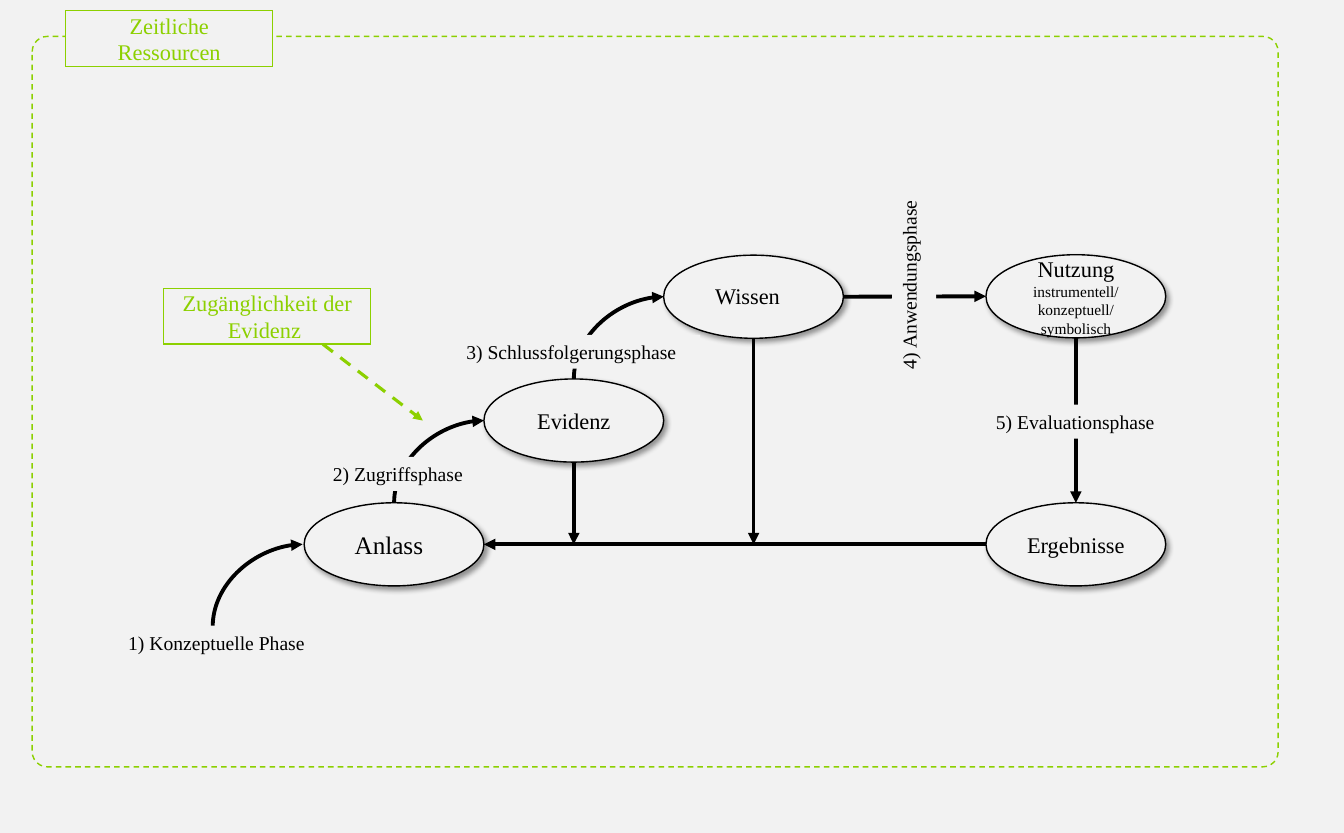
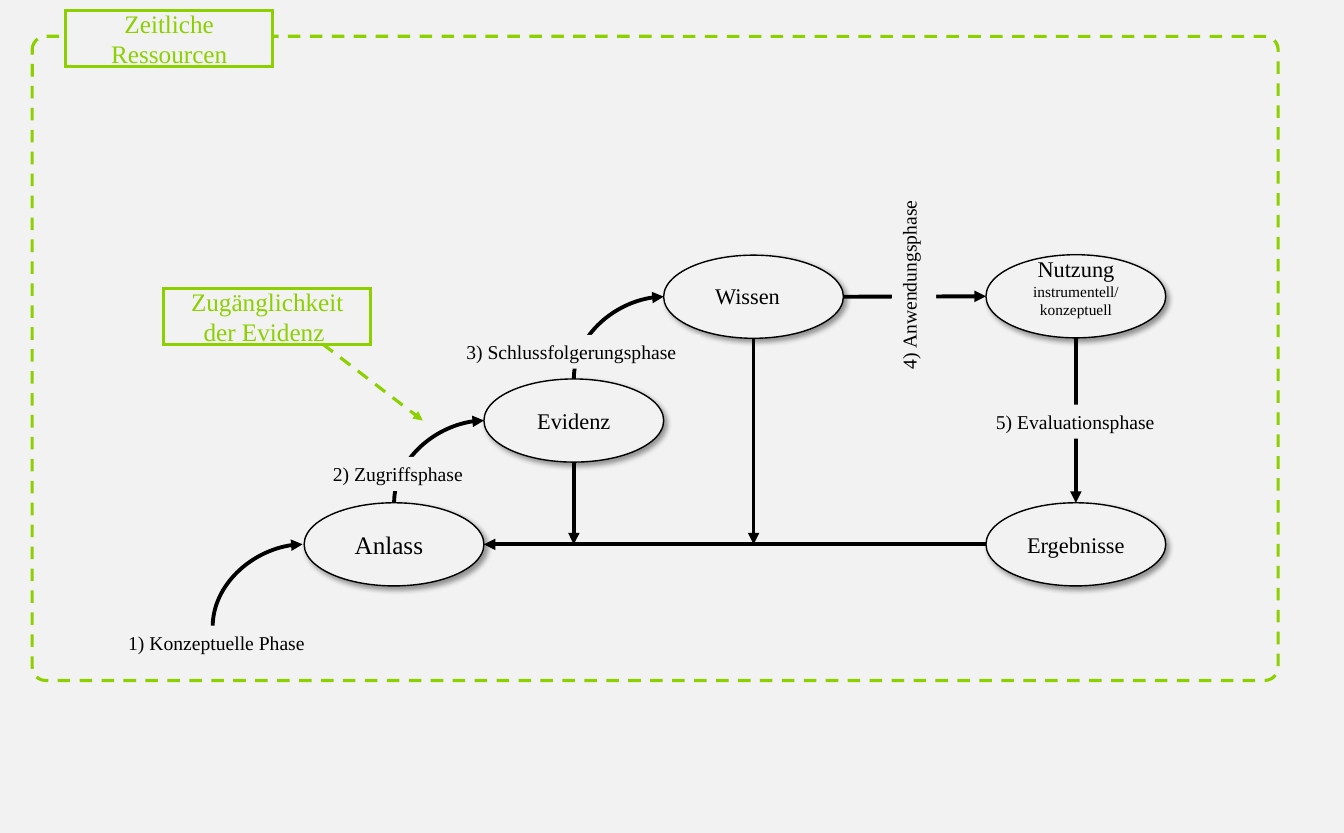
Before and after one commit to kirstinschmidt/GEBF_2025, a slide deck: slide 3 of img/Groß_Ophoff et al (2023)_adapted.pptx. Drawn at 1344x833 pixels with LibreOffice and Linux fonts; fonts in the diff are those of the drawing. Boxes give left, top, right and bottom in pixels: in the first picture for what was removed or moved away, otherwise in the second. Text is boxed around its words. In the diff, an @@ line names an element or a change of style, - is before the commit and + after.

```diff
--- a/img/Groß_Ophoff et al (2023)_adapted.pptx
+++ b/img/Groß_Ophoff et al (2023)_adapted.pptx
@@ rectangle "Zeitliche Ressourcen" at box(66, 11, 272, 67): size 16 to 18 pt; outline #8CD000 1 pt to #8CD000 2.25 pt @@
@@ rounded rectangle: place and size @@
-rounded rectangle at box(32, 36, 1278, 767)
+rounded rectangle at box(32, 36, 1278, 681)
@@ rounded rectangle at box(32, 36, 1278, 681): outline #8CD000 1 pt dashed to #8CD000 2.25 pt dashed @@
@@ rectangle "Zugänglichkeit der Evidenz" at box(163, 288, 370, 344): size 16 to 18 pt; outline #8CD000 1 pt to #8CD000 2.25 pt @@
@@ text at box(1040, 304, 1112, 319): text changed @@
-konzeptuell/
-symbolisch
+konzeptuell
```
Also in this commit, not shown: 5 other slides changed, 1 slide added, 22 other files.
